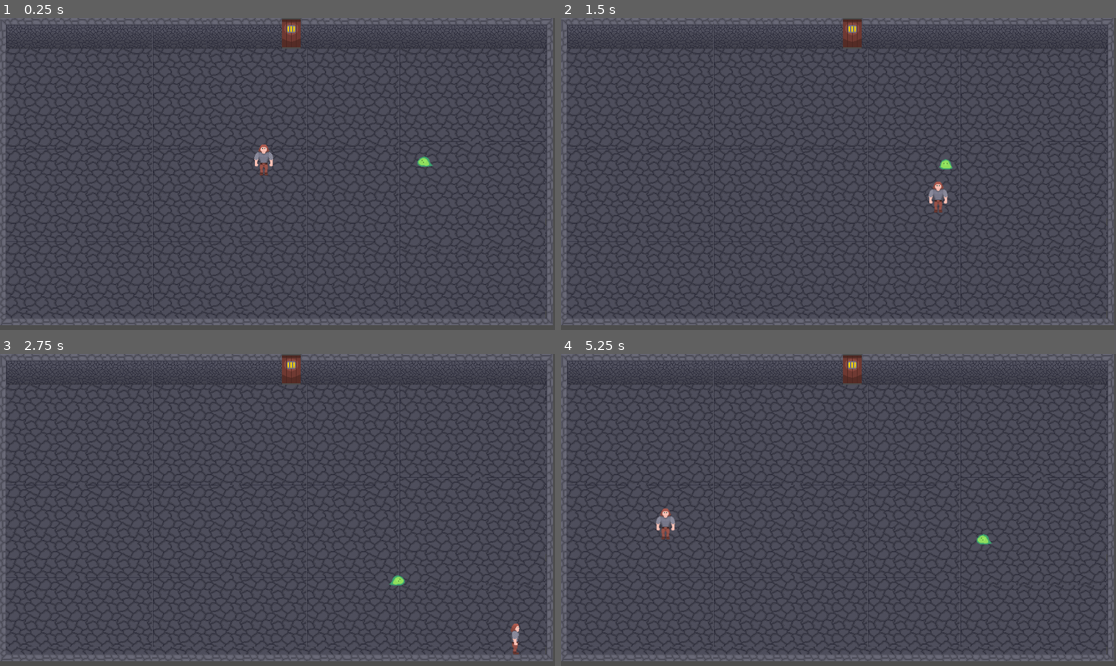
Above: before the commit, frames 1-4 (two rows, left to right).
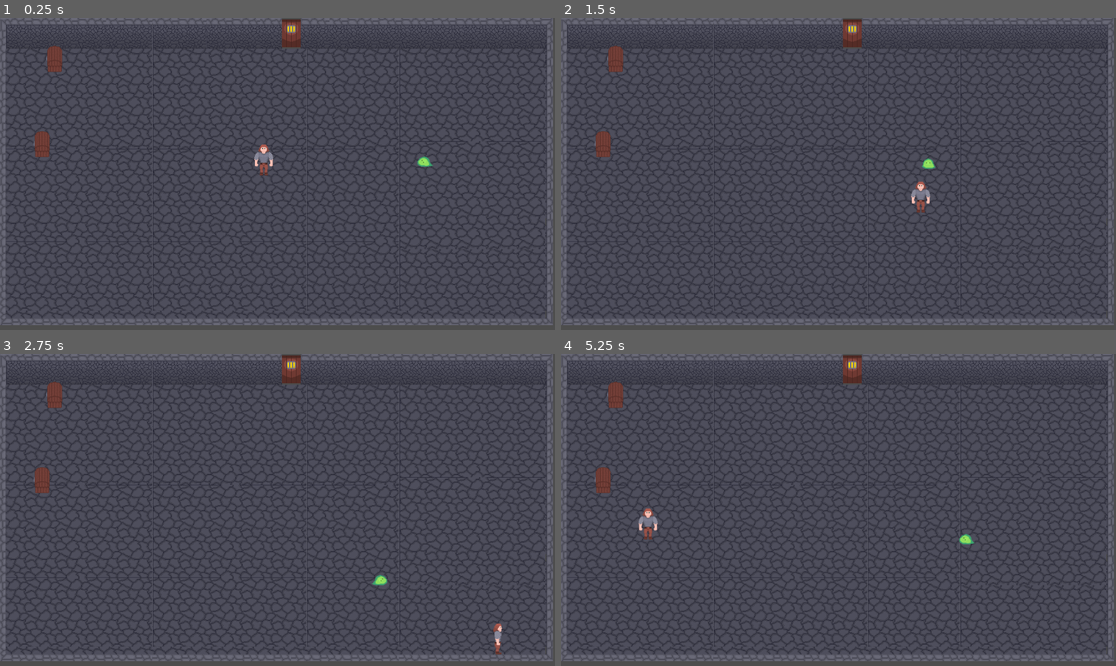
Above: after the commit, the same moments.

Repository: EsderJ10/proyecto-lqs
Game: Godot game, scene res://Scenes/test_room.tscn
Two runs of this game, one before a commit and one after it. Both use one fixed random seed, a clock stepped at 60 frames per second and the inputs below.
Inputs (mouse positions are in pixels of both pictures, inside the frame that each line leads up to):
- Up to frame 1 (0.25 s): no input
- Up to frame 2 (1.5 s): move the mouse to (960, 158) at 0.52 s; hold Right (move_right) 0.53-1.28 s; click (960, 158) at 0.6 s; tap E (player_attack, bound only before the commit) at 0.8, 1.35 s; move the mouse to (727, 189) at 1.27 s; hold Down (move_down) from 1.28 s (still down)
- Up to frame 3 (2.75 s): click (166, 525) at 1.55 s; move the mouse to (333, 441) at 2.02 s; release Down (move_down) at 2.03 s; hold Right (move_right) from 2.03 s (still down); click (333, 441) at 2.1 s; tap E (player_attack, bound only before the commit) at 2.3 s
- Up to frame 4 (5.25 s): move the mouse to (810, 572) at 2.77 s; release Right (move_right) at 2.78 s; hold Up (move_up) 2.78-3.53 s; tap E (player_attack, bound only before the commit) at 2.85, 3.8, 5.1 s; click (810, 572) at 3.05 s; move the mouse to (1005, 556) at 3.52 s; hold Left (move_left) 3.53-5.03 s; tap Space (player_dash) at 3.6 s; move the mouse to (672, 463) at 4.27 s; click (672, 463) at 4.35 s; move the mouse to (866, 510) at 5.02 s; hold Down (move_down) from 5.03 s (still down)

The runs differ from the first frame. In frame 1, 0.4% of the frame differs, in the area x 6-12%, y 8-45%; in frame 2, 0.9%; in frame 3, 0.8%; in frame 4, 0.9%, in the area x 6-78%, y 8-62%.

Commit message:
Included files from first approach to implements chest interactivity #10

Diff:
--- /dev/null
+++ b/Scenes/chest.tscn
@@ -0,0 +1,109 @@
+[gd_scene load_steps=12 format=3 uid="uid://ddamgcjpa8oka"]
+
+[ext_resource type="Script" uid="uid://b7ses8aewqn0o" path="res://Scripts/Interactions/chest.gd" id="1_cjfl1"]
+[ext_resource type="Texture2D" uid="uid://bj1ddvbyjxqho" path="res://Assets/Tilesets/Decorations/wooden_chest.png" id="2_bagqn"]
+
+[sub_resource type="AtlasTexture" id="AtlasTexture_pmguq"]
+atlas = ExtResource("2_bagqn")
+region = Rect2(0, 0, 64, 64)
+
+[sub_resource type="AtlasTexture" id="AtlasTexture_dq33m"]
+atlas = ExtResource("2_bagqn")
+region = Rect2(0, 64, 64, 64)
+
+[sub_resource type="AtlasTexture" id="AtlasTexture_j6qf6"]
+atlas = ExtResource("2_bagqn")
+region = Rect2(64, 0, 64, 64)
+
+[sub_resource type="AtlasTexture" id="AtlasTexture_25pds"]
+atlas = ExtResource("2_bagqn")
+region = Rect2(64, 64, 64, 64)
+
+[sub_resource type="AtlasTexture" id="AtlasTexture_uovm1"]
+atlas = ExtResource("2_bagqn")
+region = Rect2(128, 0, 64, 64)
+
+[sub_resource type="AtlasTexture" id="AtlasTexture_mrmno"]
+atlas = ExtResource("2_bagqn")
+region = Rect2(128, 64, 64, 64)
+
+[sub_resource type="SpriteFrames" id="SpriteFrames_k15qg"]
+animations = [{
+"frames": [{
+"duration": 1.0,
+"texture": SubResource("AtlasTexture_pmguq")
+}],
+"loop": true,
+"name": &"front_closed",
+"speed": 2.0
+}, {
+"frames": [{
+"duration": 1.0,
+"texture": SubResource("AtlasTexture_dq33m")
+}],
+"loop": true,
+"name": &"front_open",
+"speed": 5.0
+}, {
+"frames": [{
+"duration": 1.0,
+"texture": SubResource("AtlasTexture_j6qf6")
+}],
+"loop": true,
+"name": &"left_closed",
+"speed": 2.0
+}, {
+"frames": [{
+"duration": 1.0,
+"texture": SubResource("AtlasTexture_25pds")
+}],
+"loop": true,
+"name": &"left_open",
+"speed": 5.0
+}, {
+"frames": [{
+"duration": 1.0,
+"texture": SubResource("AtlasTexture_uovm1")
+}],
+"loop": true,
+"name": &"right_closed",
+"speed": 2.0
+}, {
+"frames": [{
+"duration": 1.0,
+"texture": SubResource("AtlasTexture_mrmno")
+}],
+"loop": true,
+"name": &"right_open",
+"speed": 5.0
+}]
+
+[sub_resource type="RectangleShape2D" id="RectangleShape2D_cjfl1"]
+size = Vector2(58, 38)
+
+[sub_resource type="RectangleShape2D" id="RectangleShape2D_1puaa"]
+size = Vector2(56, 35)
+
+[node name="Chest" type="StaticBody2D"]
+position = Vector2(71, 33)
+script = ExtResource("1_cjfl1")
+chest_perspective = "Left"
+metadata/_edit_group_ = true
+
+[node name="AnimatedSprite2D" type="AnimatedSprite2D" parent="."]
+sprite_frames = SubResource("SpriteFrames_k15qg")
+animation = &"front_closed"
+
+[node name="CollisionShape2D" type="CollisionShape2D" parent="."]
+position = Vector2(0, -2)
+shape = SubResource("RectangleShape2D_cjfl1")
+
+[node name="InteractionArea" type="Area2D" parent="."]
+
+[node name="InteractionShape" type="CollisionShape2D" parent="InteractionArea"]
+position = Vector2(0, -2.5)
+shape = SubResource("RectangleShape2D_1puaa")
+debug_color = Color(0, 0.644663, 0.276369, 0.42)
+
+[connection signal="body_entered" from="InteractionArea" to="." method="_on_interaction_area_body_entered"]
+[connection signal="body_exited" from="InteractionArea" to="." method="_on_interaction_area_body_exited"]
--- a/Scenes/test_room.tscn
+++ b/Scenes/test_room.tscn
@@ -1,9 +1,10 @@
-[gd_scene load_steps=7 format=4 uid="uid://bpvfh054w0r22"]
+[gd_scene load_steps=8 format=4 uid="uid://bpvfh054w0r22"]
 
 [ext_resource type="Texture2D" uid="uid://wf1llo22bi6o" path="res://Assets/Tilesets/tileset_tutorial.png" id="1_e6fjm"]
 [ext_resource type="PackedScene" uid="uid://b8tpceabf0tgk" path="res://Scenes/player.tscn" id="2_cvyy1"]
 [ext_resource type="PackedScene" uid="uid://8acbffwdxaxm" path="res://Scenes/audio_background.tscn" id="3_bwtym"]
 [ext_resource type="PackedScene" uid="uid://dx2namwh5pomm" path="res://Scenes/slime.tscn" id="4_ql2hy"]
+[ext_resource type="PackedScene" uid="uid://ddamgcjpa8oka" path="res://Scenes/chest.tscn" id="5_3tvqv"]
 
 [sub_resource type="TileSetAtlasSource" id="TileSetAtlasSource_qwrx2"]
 texture = ExtResource("1_e6fjm")
@@ -981,3 +982,9 @@
 [node name="audio_background" parent="." instance=ExtResource("3_bwtym")]
 volume_db = -5.0
 parameters/looping = true
+
+[node name="Chest" parent="." instance=ExtResource("5_3tvqv")]
+position = Vector2(113, 84)
+
+[node name="Chest2" parent="." instance=ExtResource("5_3tvqv")]
+position = Vector2(87, 261)
--- /dev/null
+++ b/Scripts/Interactions/chest.gd
@@ -0,0 +1,76 @@
+extends StaticBody2D
+
+@export_enum("Front", "Left", "Right") var chest_perspective: String = "Front"
+@export var interaction_distance: float = 53.0
+
+@onready var animated_sprite: AnimatedSprite2D = $AnimatedSprite2D
+@onready var collision_shape: CollisionShape2D = $CollisionShape2D
+@onready var interaction_area: Area2D = $InteractionArea
+
+var is_open: bool = false
+var player_in_range: bool = false
+var player: Node2D = null
+var front_collision_size: Vector2 = Vector2(58, 33)
+var side_collision_size: Vector2 = Vector2(31, 54)
+
+func _ready() -> void:
+	is_open = false
+	update_chest_appearance()
+
+func _process(_delta: float) -> void:
+	if player_in_range and player and Input.is_action_just_pressed("open_chest"):
+		open_chest()
+
+func update_chest_appearance() -> void:
+	var state = "closed"
+	if is_open:
+		state = "open"
+
+	var animation_name = chest_perspective.to_lower() + "_" + state
+	animated_sprite.play(animation_name)
+
+	update_collision_shape()
+
+func update_collision_shape() -> void:
+	var rect_shape = collision_shape.shape as RectangleShape2D
+
+	if rect_shape:
+		match chest_perspective:
+			"Front":
+				rect_shape.size = front_collision_size
+				collision_shape.position = Vector2(0, 0)
+			"Left", "Right":
+				rect_shape.size = side_collision_size
+				if chest_perspective == "Left":
+					collision_shape.position = Vector2(-4, 0)
+				else:
+					collision_shape.position = Vector2(4, 0)
+
+func open_chest() -> void:
+	if is_open:
+		return
+
+	is_open = true
+	update_chest_appearance()
+
+	# TODO: Implement sound effect
+
+	# Todo: Implement animation
+	var tween = create_tween()
+	tween.tween_property(animated_sprite, "scale", Vector2(1.1, 1.1), 0.1)
+	tween.tween_property(animated_sprite, "scale", Vector2(1.0, 1.0), 0.1)
+
+func _on_interaction_area_body_entered(body: Node2D) -> void:
+	if body.has_method("player"):
+		player_in_range = true
+		player = body
+
+func _on_interaction_area_body_exited(body: Node2D) -> void:
+	if body.has_method("player"):
+		player_in_range = false
+		player = null
+
+func set_perspective(perspective: String) -> void:
+	if perspective in ["Front", "Left", "Right"]:
+		chest_perspective = perspective
+		update_chest_appearance()
--- a/project.godot
+++ b/project.godot
@@ -40,7 +40,7 @@
 "events": [Object(InputEventKey,"resource_local_to_scene":false,"resource_name":"","device":-1,"window_id":0,"alt_press …(195 unchanged characters)…
 ]
 }
-player_attack={
+open_chest={
 "deadzone": 0.2,
 "events": [Object(InputEventKey,"resource_local_to_scene":false,"resource_name":"","device":-1,"window_id":0,"alt_press …(192 unchanged characters)…
 ]
@@ -50,3 +50,9 @@
 "events": [Object(InputEventKey,"resource_local_to_scene":false,"resource_name":"","device":-1,"window_id":0,"alt_press …(191 unchanged characters)…
 ]
 }
+player_attack={
+"deadzone": 0.2,
+"events": [Object(InputEventMouseButton,"resource_local_to_scene":false,"resource_name":"","device":-1,"window_id":0,"alt_pressed":false,"shift_pressed":false,"ctrl_pressed":false,"meta_pressed":false,"button_mask":1,"position":Vector2(609, 8),"global_position":Vector2(618, 56),"factor":1.0,"button_index":1,"canceled":false,"pressed":true,"double_click":false,"script":null)
+, Object(InputEventKey,"resource_local_to_scene":false,"resource_name":"","device":-1,"window_id":0,"alt_pressed":false,"shift_pressed":false,"ctrl_pressed":false,"meta_pressed":false,"pressed":false,"keycode":0,"physical_keycode":80,"key_label":0,"unicode":112,"location":0,"echo":false,"script":null)
+]
+}
Not shown, added: Scripts/Interactions/chest.gd.uid
